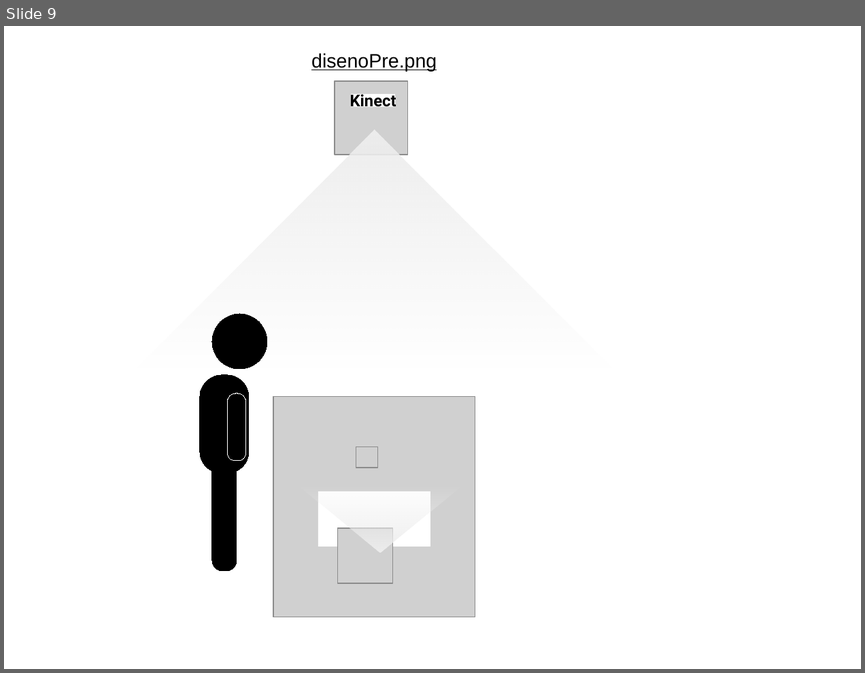
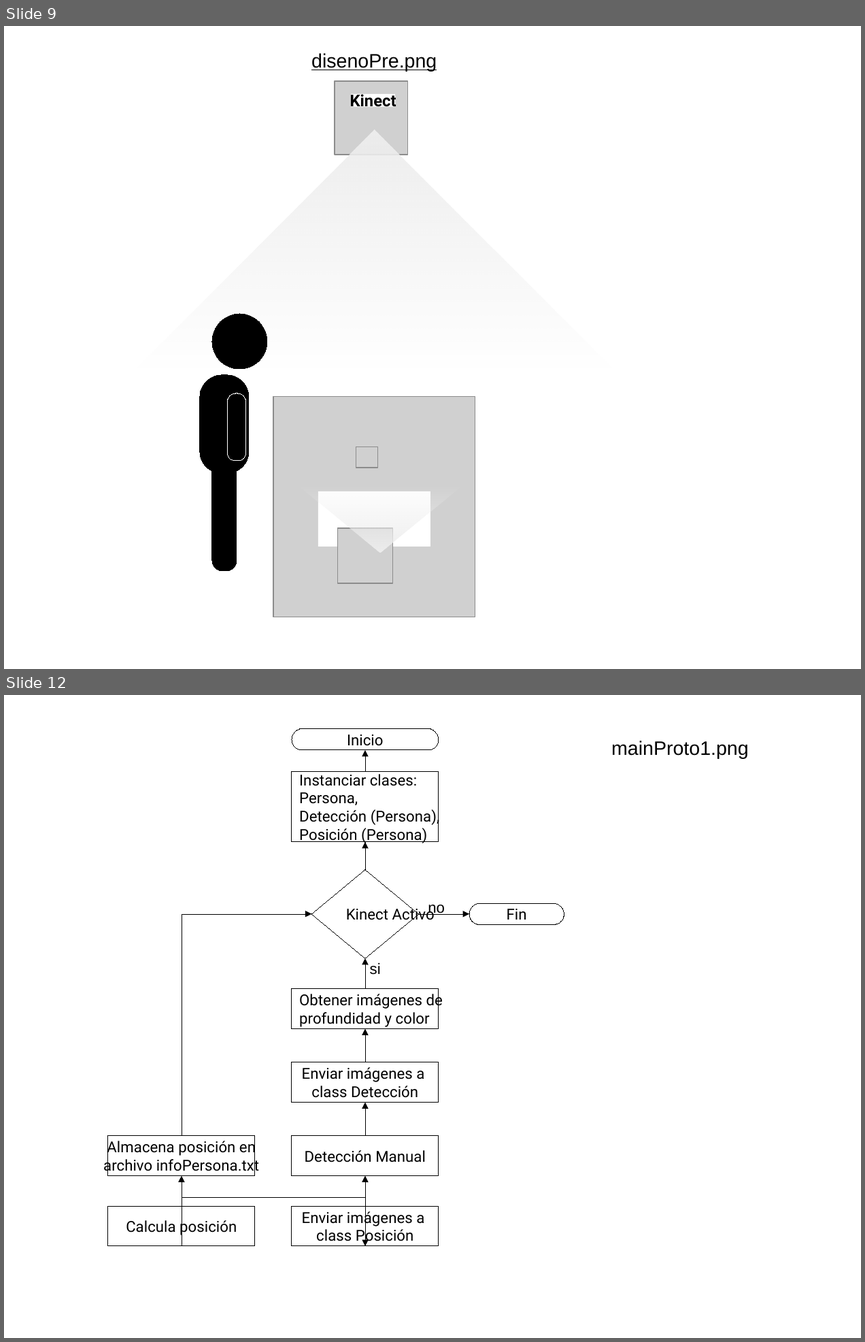
Before and after one commit to yadyguitar/Tesis, a slide deck: documentación/tesis/Diagramas.odp. Shown one above the other, each under a label of ours: slide 9 before the commit, slides 9 and 12 after it; the slides between them are not shown. The pictures are 865x673 and 865x1342 pixels, drawn with LibreOffice and Linux fonts; fonts in the diff are those of the drawing; grey boxes stand for pictures. Boxes give left, top, right and bottom in pixels: in the first picture for what was removed or moved away, otherwise in the second. Text is boxed around its words. In the diff, an @@ line names an element or a change of style, - is before the commit and + after.

```diff
--- a/documentación/tesis/Diagramas.odp
+++ b/documentación/tesis/Diagramas.odp
@@ slide 12 added at [4,695,861,1338], background #FFFFFF @@
@@ rounded rectangle added at [292,728,439,750], fill #FFFFFF, outline #000000 0 pt, 14 pt, text #000000 @@
+Inicio
@@ elbow arrow added from (366, 771) to (366, 750), #000000 0 pt @@
@@ text added at [611,741,749,758], 18 pt, text #000000 @@
+mainProto1.png
@@ rectangle added at [292,771,439,842], fill #FFFFFF, outline #000000 0 pt, 14 pt, text #000000 @@
+Instanciar clases:
+Persona,
+Detección (Persona),
+Posición (Persona)
@@ elbow arrow added from (366, 869) to (366, 842), #000000 0 pt @@
@@ diamond added at [312,869,419,957], fill #FFFFFF, outline #000000 0 pt, 14 pt, text #000000 @@
+Kinect Activo
@@ elbow arrow added from (181, 1136) to (312, 913), #000000 0 pt @@
@@ elbow arrow added from (418, 913) to (470, 914), #000000 0 pt @@
@@ text added at [428,904,445,916], 14 pt, text #000000 @@
+no
@@ rounded rectangle added at [469,903,564,925], fill #FFFFFF, outline #000000 0 pt, 14 pt, text #000000 @@
+Fin
@@ elbow arrow added from (366, 989) to (366, 959), #000000 0 pt @@
@@ text added at [370,963,381,974], 14 pt, text #000000 @@
+si
@@ rectangle added at [292,989,439,1029], fill #FFFFFF, outline #000000 0 pt, 14 pt, text #000000 @@
+Obtener imágenes de
+profundidad y color
@@ elbow arrow added from (366, 1062) to (366, 1029), #000000 0 pt @@
@@ rectangle added at [292,1062,439,1102], fill #FFFFFF, outline #000000 0 pt, 14 pt, text #000000 @@
+Enviar imágenes a
+class Detección
@@ elbow arrow added from (366, 1136) to (366, 1102), #000000 0 pt @@
@@ rectangle added at [108,1136,255,1176], fill #FFFFFF, outline #000000 0 pt, 14 pt, text #000000 @@
+Almacena posición en
+archivo infoPersona.txt
@@ rectangle added at [292,1136,439,1176], fill #FFFFFF, outline #000000 0 pt, 14 pt, text #000000 @@
+Detección Manual
@@ elbow arrow added from (181, 1206) to (181, 1176), #000000 0 pt @@
@@ elbow arrow added from (366, 1206) to (366, 1176), #000000 0 pt @@
@@ rectangle added at [108,1206,255,1246], fill #FFFFFF, outline #000000 0 pt, 14 pt, text #000000 @@
+Calcula posición
@@ elbow arrow added from (181, 1246) to (366, 1246), #000000 0 pt @@
@@ rectangle added at [292,1206,439,1246], fill #FFFFFF, outline #000000 0 pt, 14 pt, text #000000 @@
+Enviar imágenes a
+class Posición
```
Also in this commit, not shown: 5 other slides added, 18 other files.
